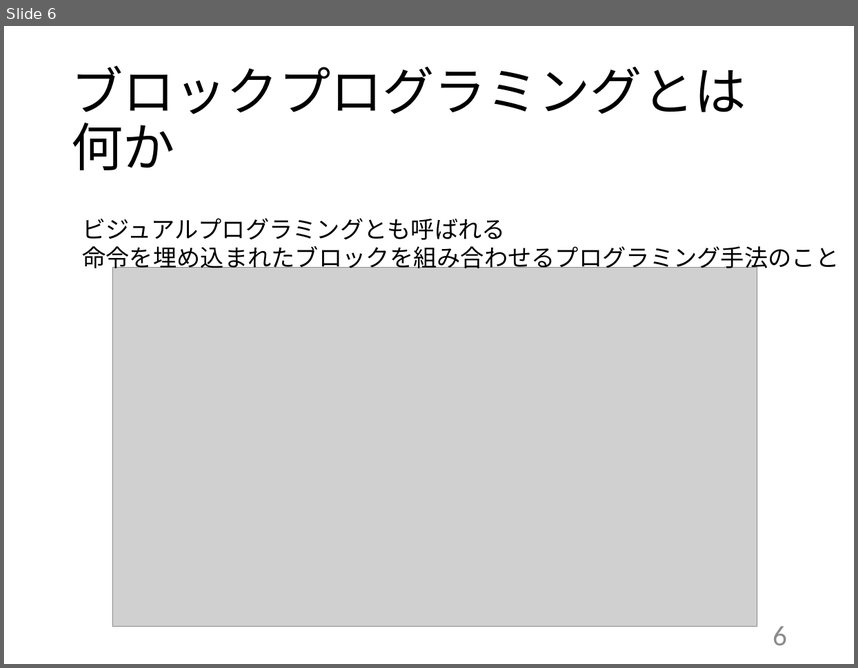
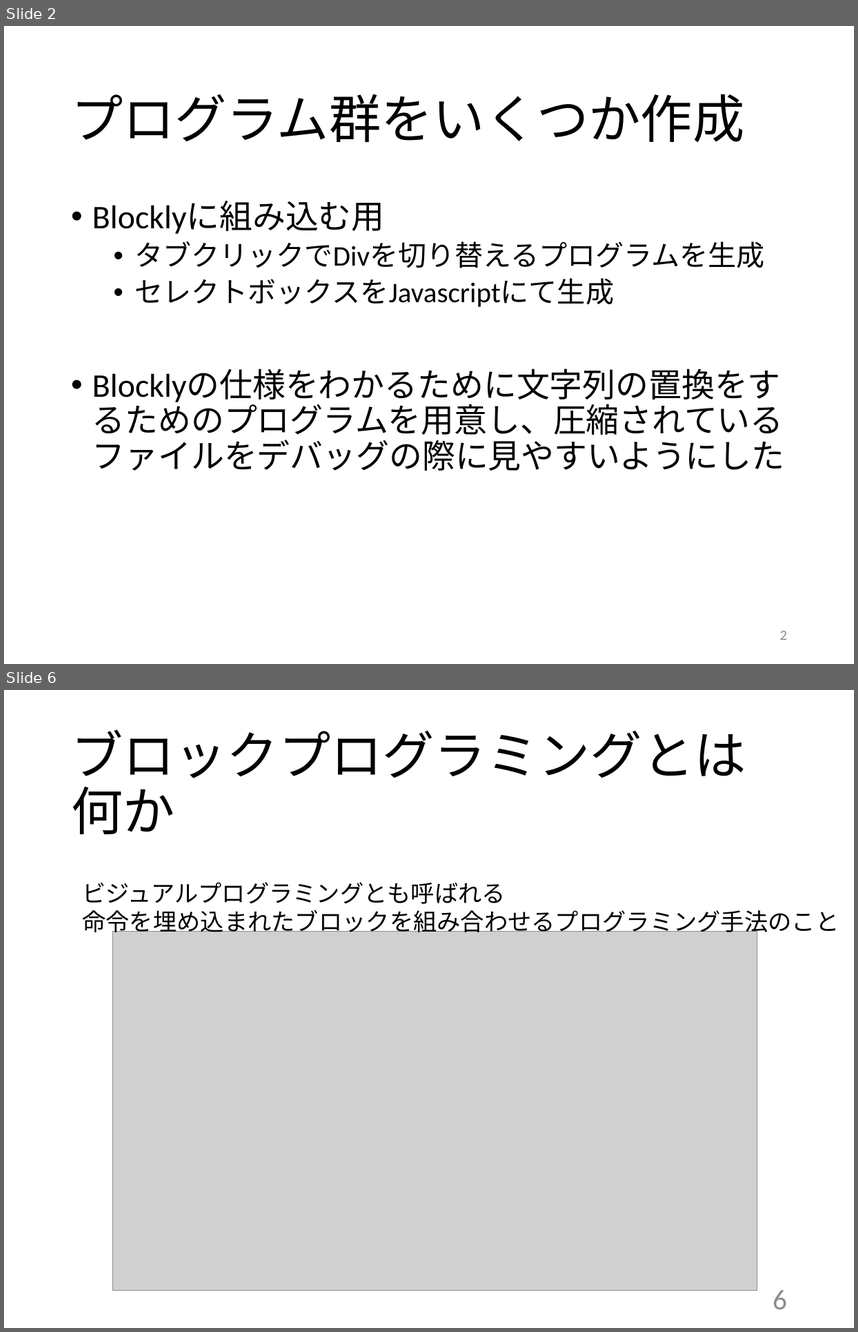
Before and after one commit to kait-takanolab/1821121-shimaoka-thesis, a slide deck: 1821121_shimaoka_sotsuken.pptx. Shown one above the other, each under a label of ours: slide 6 before the commit, slides 2 and 6 after it; the slides between them are not shown. The pictures are 858x668 and 858x1332 pixels, drawn with LibreOffice and Linux fonts; fonts in the diff are those of the drawing; grey boxes stand for pictures. Boxes give left, top, right and bottom in pixels: in the first picture for what was removed or moved away, otherwise in the second. Text is boxed around its words. In the diff, an @@ line names an element or a change of style, - is before the commit and + after.

```diff
--- a/1821121_shimaoka_sotsuken.pptx
+++ b/1821121_shimaoka_sotsuken.pptx
@@ slide 2 added at (4, 26, 854, 664), background #FFFFFF @@
@@ title added at (71, 94, 744, 143), 44 pt, text #000000 @@
+プログラム群をいくつか作成
@@ text added at (92, 201, 785, 470), 28 pt, text #000000 @@
+• Blocklyに組み込む用
+  • タブクリックでDivを切り替えるプログラムを生成
+  • セレクトボックスをJavascriptにて生成
+• Blocklyの仕様をわかるために文字列の置換をするためのプログラムを用意し、圧縮されているファイルをデバッグの際に見やすいようにした
@@ page number added at (780, 630, 787, 639), 12 pt, text #8C8C8C @@
+2
```
Also in this commit, not shown: 5 slides changed, 3 other slides added.
